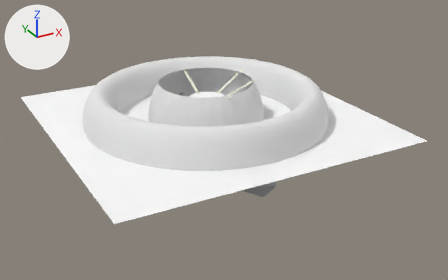
Before and after pictures for a commit that changed the Blender file data/levels/castle_hall.blend.
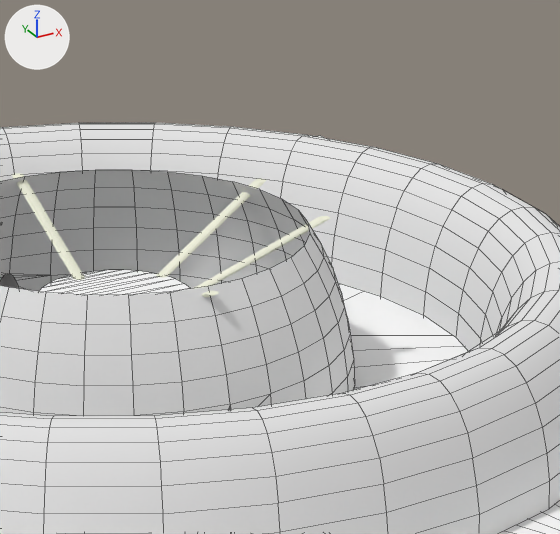
Each version appears first whole from a 50 mm camera at (-149.2, -293.3, 129.9) aimed at (10.1, -3.6, -14.9), and next in a close-up on the part from 40% to 70% of the width and 10% to 55% of the height. Arrows for +X, +Y and +Z are at upper left; the lights stay in place. The close-ups show mesh edges as thin lines.

In view in the first close-up: 'Dome', 'DomeRoof', 'Ground', 'RoofLine1', 'RoofLine2', 'RoofLine5', 'TunnelAround'.
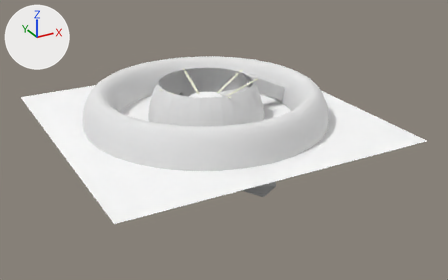
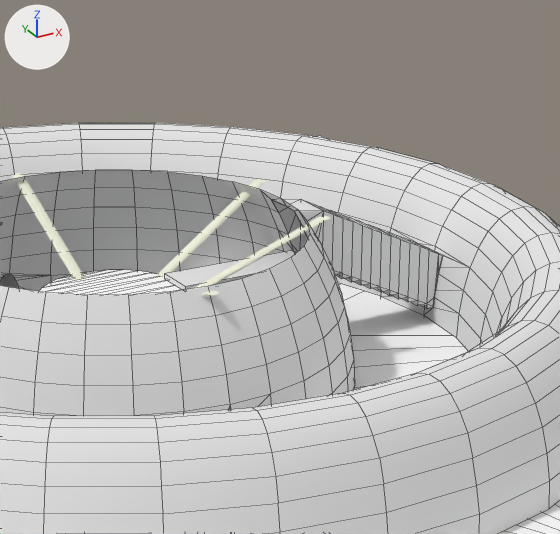
The change, as JSON lines over the scene's bpy script:
```json
{"block": "me_meshtunnelaround", "where": "# used by ob_tunnelaround; location = (-5.1, -50.4, 0.0); rotation_euler = (1.571, 0.0, 1.571), in degrees (90, 0, 90); scale = (5.0, 5.0, 5.0)"}
{"op": "remove", "block": "me_meshtunnelaround", "code": "me_meshtunnelaround.from_pydata(...)  # 718 vertices, 672 faces, 32 loose edges; spans x -3.7..23.7, y -2.1..3.7, z -12.6..14.8"}
{"op": "add", "block": "me_meshtunnelaround", "code": "me_meshtunnelaround.from_pydata(...)  # 734 vertices, 685 faces, 32 loose edges; spans x -3.7..23.7, y -2.1..3.7, z -12.6..14.8"}
{"block": "me_meshtunnelaround", "change": "me_meshtunnelaround part 1"}
{"block": "me_meshtunnelaround", "change": "2 vertices are removed from x 10.0, y 0.7..1.4, z 11.2..11.3"}
{"block": "me_meshtunnelaround", "change": "6 faces are deleted"}
{"block": "me_meshtunnelaround", "change": "18 vertices are added at x 9.5..10.7, y 0.4..1.9, z 11.1..11.4"}
{"block": "me_meshtunnelaround", "change": "19 new faces join them"}
{"block": "me_meshdome", "where": "# used by ob_dome; location = (5.4, -0.4, -1.5); scale = (5.0, 5.0, 5.0)"}
{"op": "remove", "block": "me_meshdome", "code": "me_meshdome.from_pydata(...)  # 331 vertices, 292 faces, 31 loose edges; spans x -7.53..5.53, y -6.52..6.52, z -2.45..4.55"}
{"op": "add", "block": "me_meshdome", "code": "me_meshdome.from_pydata(...)  # 344 vertices, 301 faces, 31 loose edges; spans x -7.53..5.53, y -6.52..6.52, z -2.45..4.55"}
{"block": "me_meshdome", "change": "me_meshdome part 2"}
{"block": "me_meshdome", "change": "2 vertices are removed from x 4.63..4.95, y 0.0, z 3.23..3.9"}
{"block": "me_meshdome", "change": "6 faces are deleted"}
{"block": "me_meshdome", "change": "15 vertices are added at x 4.31..5.18, y -0.52..0.68, z 2.59..4.32"}
{"block": "me_meshdome", "change": "15 new faces join them"}
{"block": "me_meshstairs", "where": "# used by ob_stairs; location = (-5.1, -50.4, 0.0); rotation_euler = (1.571, 0.0, 1.571), in degrees (90, 0, 90); scale = (5.0, 5.0, 5.0)"}
{"op": "remove", "block": "me_meshstairs", "code": "me_meshstairs.from_pydata(...)  # 104 vertices, 120 faces; spans x 9.48..10.68, y -0.06..4.04, z 3.06..12.18"}
{"op": "add", "block": "me_meshstairs", "code": "me_meshstairs.from_pydata(...)  # 113 vertices, 118 faces; spans x 9.48..10.68, y 0.41..4.02, z 6.42..11.44"}
{"block": "me_meshstairs", "change": "me_meshstairs part 3: 20 vertices removed from x 9.48..10.68, y -0.06..1.86, z 11.22..12.18; 22 vertices added at x 9.48..10.68, y 0.41..1.94, z 11.12..11.44"}
{"block": "me_meshstairs", "change": "me_meshstairs part 4: 10 vertices removed from x 9.48..10.68, y 2.28..4.04, z 3.06..7.06; 17 vertices added at x 9.48..10.68, y 2.28..4.02, z 6.42..7.28"}
{"op": "add", "block": "me_meshstairs_001", "code": ["me_meshstairs_001 = bpy.data.meshes.new('MeshStairs.001')", "me_meshstairs_001.from_pydata(...)  # a box spanning x 9.48..10.68, y 2.28..2.44, z 3.06..7.06", "me_meshstairs_001.materials.append(mat_matundertexture)  # its picture is missing"]}
{"op": "remove", "block": "ob_stairs", "code": "ob_stairs.hide_set(True)  # its collection is switched off"}
{"op": "add", "block": "ob_stairs_001", "code": ["ob_stairs_001 = bpy.data.objects.new('Stairs.001', me_meshstairs_001)", "ob_stairs_001.location = (-5.1, -50.4, 0.0)", "ob_stairs_001.rotation_euler = (1.571, 0.0, 1.571)  # degrees (90, 0, 90)", "ob_stairs_001.scale = (5.0, 5.0, 5.0)"]}
```

What differs and where, as boxes [x1, y1, x2, y2] in the close-ups (560 x 534 px; the box of a moved part takes in the faces that stretch with it):
```json
{"object": "Stairs", "change": "shown", "after": [272, 199, 443, 309]}
{"object": "Stairs.001", "change": "added", "after": [164, 250, 295, 290]}
{"part": 1, "of": "me_meshtunnelaround", "change": "built on", "before": [381, 228, 470, 338], "after": [381, 228, 470, 338]}
{"part": 2, "of": "me_meshdome", "change": "built on", "before": [260, 190, 310, 256], "after": [260, 190, 310, 252]}
{"part": 3, "of": "me_meshstairs", "change": "moved or reshaped", "after": [418, 243, 443, 309], "on screen": "not visible before"}
{"part": 4, "of": "me_meshstairs", "change": "moved or reshaped", "after": [272, 199, 324, 253], "on screen": "not visible before"}
```
